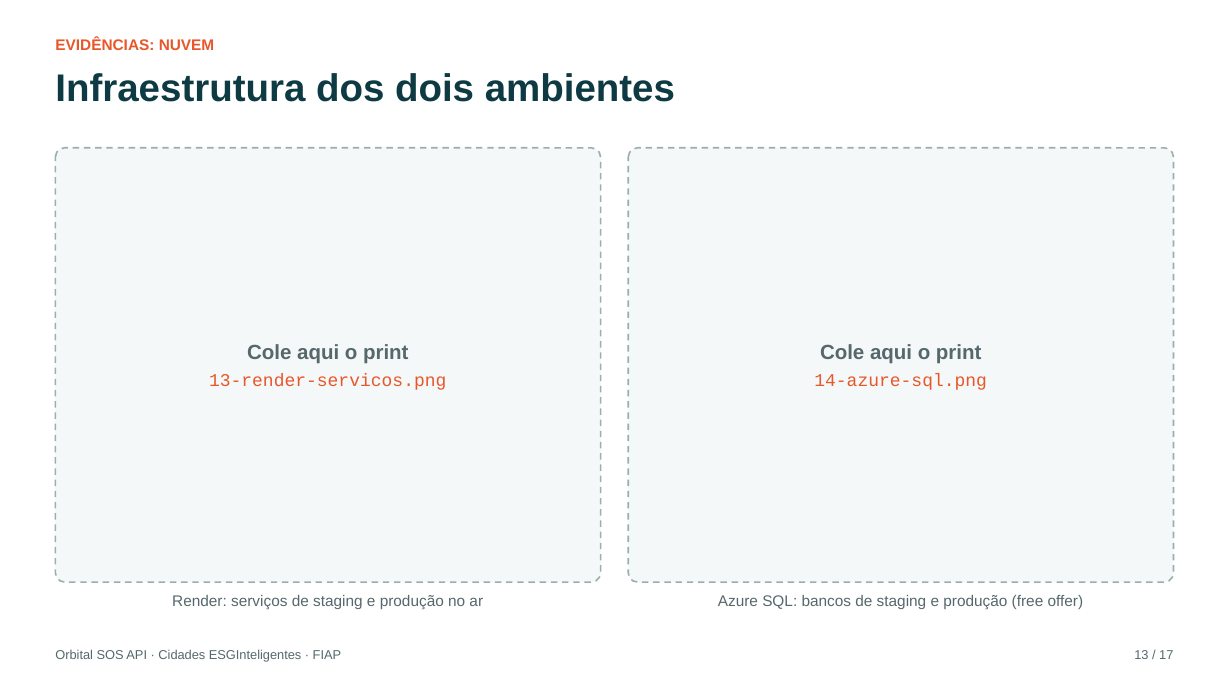
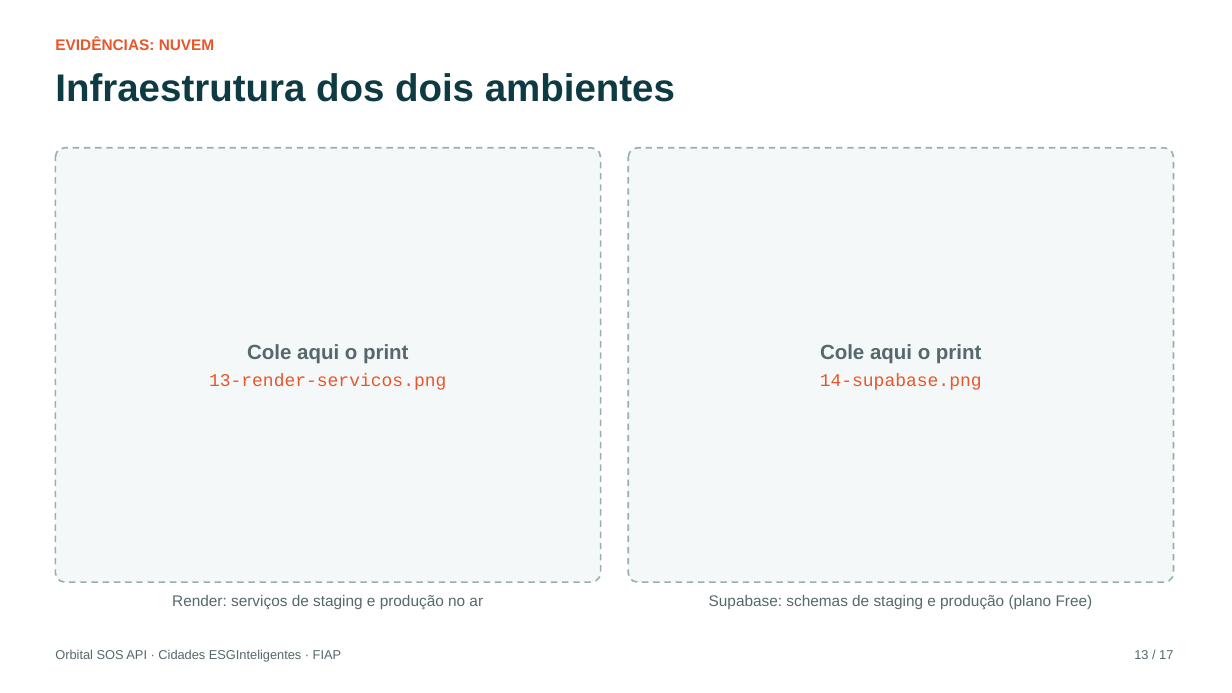
Before and after one commit to vsilva1997/orbital-sos-api, a slide deck: slide 13 of docs/Documentacao_DevOps.pptx. Drawn at 1232x693 pixels with LibreOffice and Linux fonts; fonts in the diff are those of the drawing. Boxes give left, top, right and bottom in pixels: in the first picture for what was removed or moved away, otherwise in the second. Text is boxed around its words. In the diff, an @@ line names an element or a change of style, - is before the commit and + after.

```diff
--- a/docs/Documentacao_DevOps.pptx
+++ b/docs/Documentacao_DevOps.pptx
@@ text in rounded rectangle at (820, 374, 982, 390): text changed @@
-14-azure-sql.png
+14-supabase.png
@@ text at (709, 595, 1093, 609): text changed @@
-Azure SQL: bancos de staging e produção (free offer)
+Supabase: schemas de staging e produção (plano Free)
```
Also in this commit, not shown: 6 other slides changed, 4 other files.
